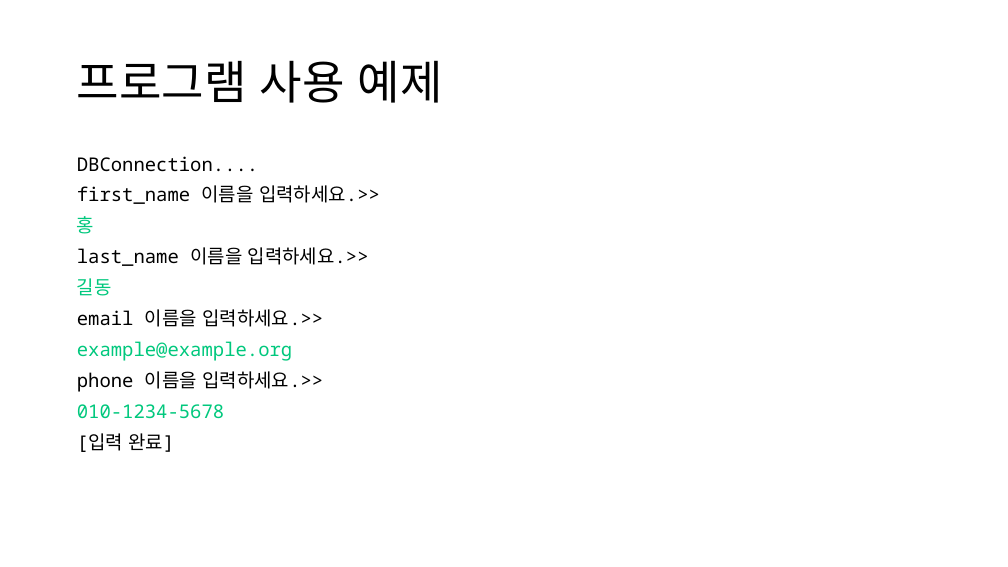
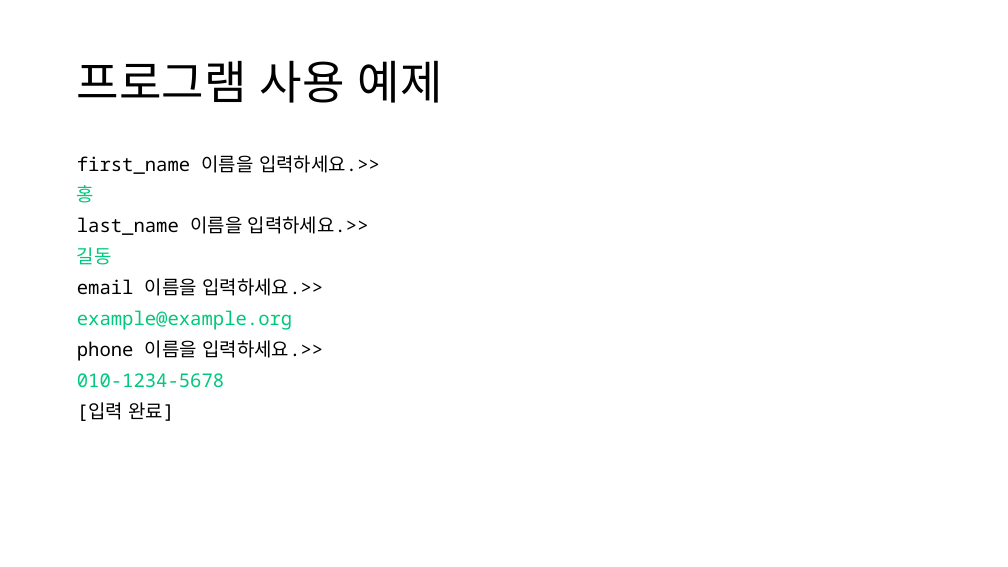
Before and after one commit to TaYaKi71751/gukbi, a slide deck: slide 12 of ppt/Oracle DB Project.pptx. Drawn at 1008x567 pixels with LibreOffice and Linux fonts; fonts in the diff are those of the drawing. Boxes give left, top, right and bottom in pixels: in the first picture for what was removed or moved away, otherwise in the second. Text is boxed around its words. In the diff, an @@ line names an element or a change of style, - is before the commit and + after.

```diff
--- a/ppt/Oracle DB Project.pptx
+++ b/ppt/Oracle DB Project.pptx
@@ text at bbox=[77, 156, 258, 172]: paragraph removed @@
-DBConnection....
```
Also in this commit, not shown: 17 other slides changed, 8 slides added, 5 other files.
